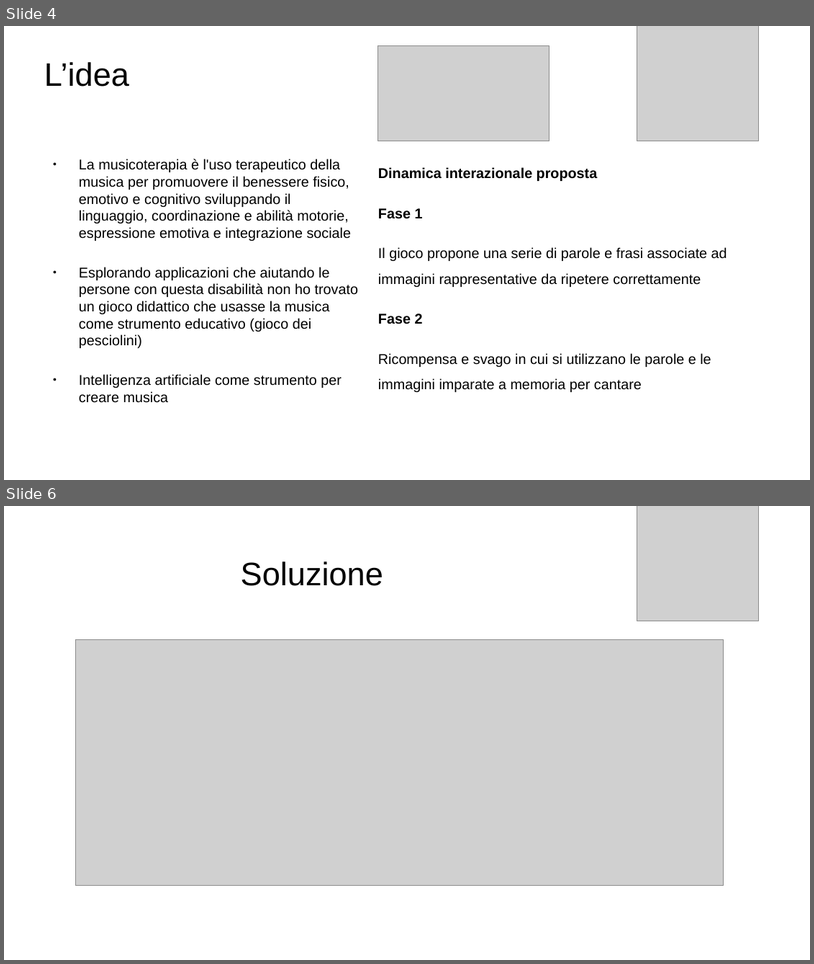
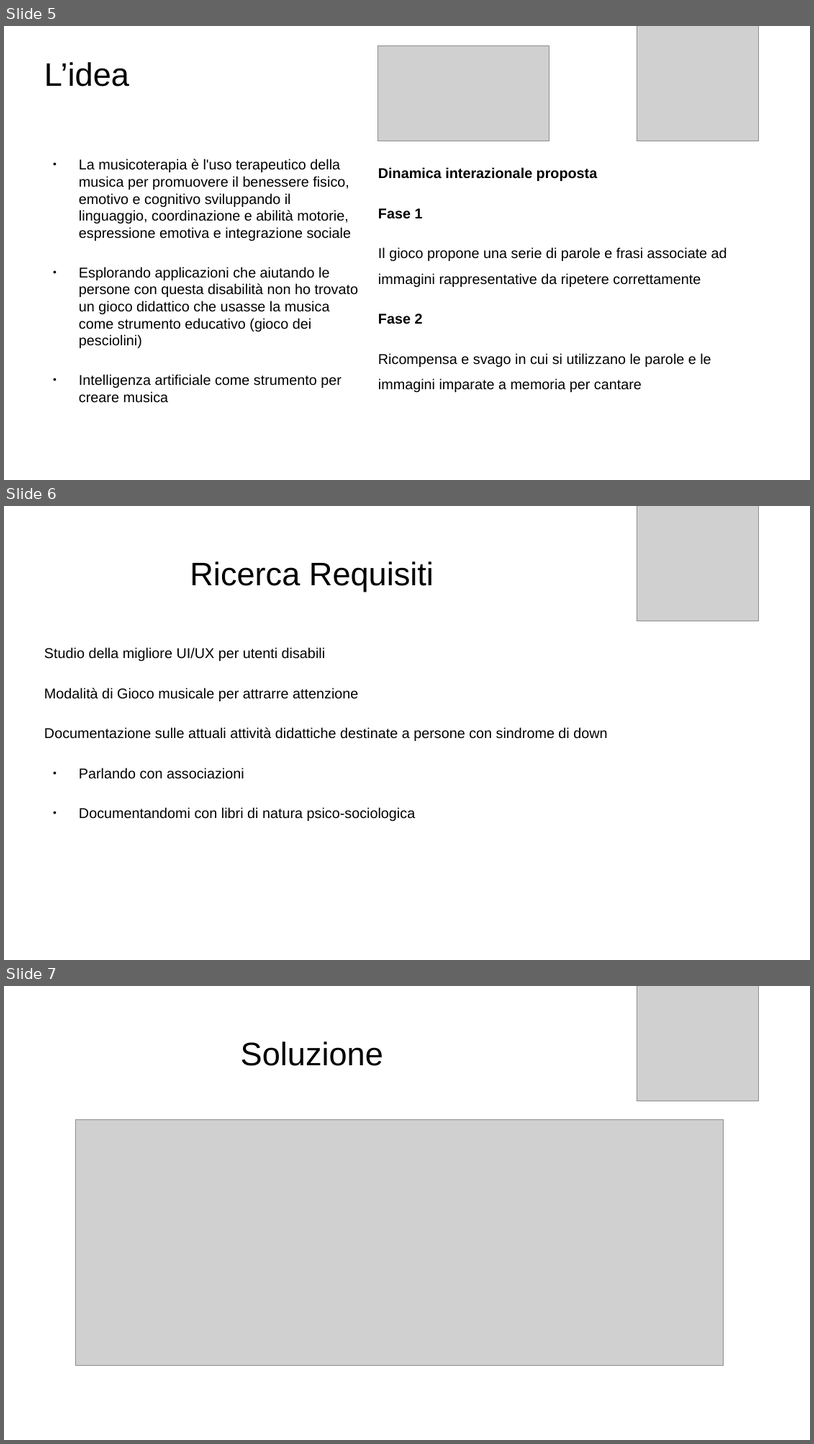
Before and after one commit to daloiso/tesi, a slide deck: presentazione_tesi.odp. Shown one above the other, each under a label of ours: slides 4 and 6 before the commit, slides 5, 6 and 7 after it; the slides between them are not shown. The pictures are 814x964 and 814x1444 pixels, drawn with LibreOffice and Linux fonts; fonts in the diff are those of the drawing; grey boxes stand for pictures. Boxes give left, top, right and bottom in pixels: in the first picture for what was removed or moved away, otherwise in the second. Text is boxed around its words. In the diff, an @@ line names an element or a change of style, - is before the commit and + after.

```diff
--- a/presentazione_tesi.odp
+++ b/presentazione_tesi.odp
@@ slide 6 added at [4, 506, 810, 960], background #FFFFFF @@
@@ picture added at [638, 506, 759, 621] @@
@@ title added at [190, 561, 434, 592], 32 pt, text #000000 @@
+Ricerca Requisiti
@@ text added at [44, 647, 607, 821], 14 pt, text #000000 @@
+Studio della migliore UI/UX per utenti disabili
+Modalità di Gioco musicale per attrarre attenzione
+Documentazione sulle attuali attività didattiche destinate a persone con sindrome di down
+● Parlando con associazioni
+● Documentandomi con libri di natura psico-sociologica
@@ what was slide 4 is now slide 5 @@
@@ what was slide 6 is now slide 7 @@
```
Also in this commit, not shown: 1 slide changed, 2 other slides added, 3 slides removed, 1 other file.
